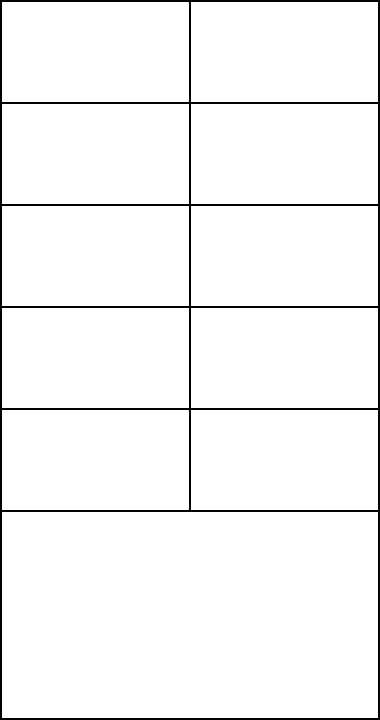
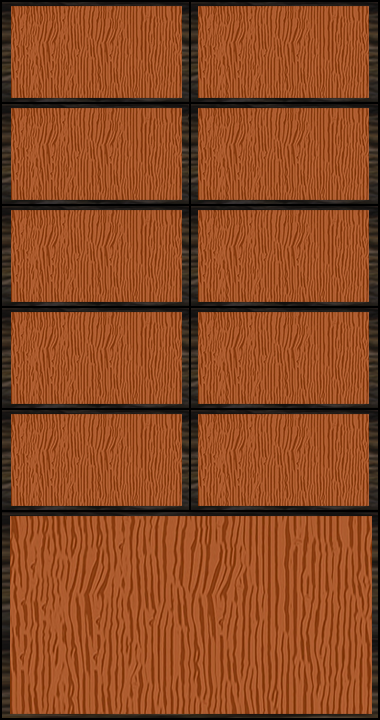
Two versions of the same layered image (380 x 720). Layer-by-layer changes:
added layer "shop unten.png" above "shop_feld.png" over <box>2,512,378,718</box>
added layer "shop_feld.png" above "Ebene" over <box>2,2,378,510</box>
